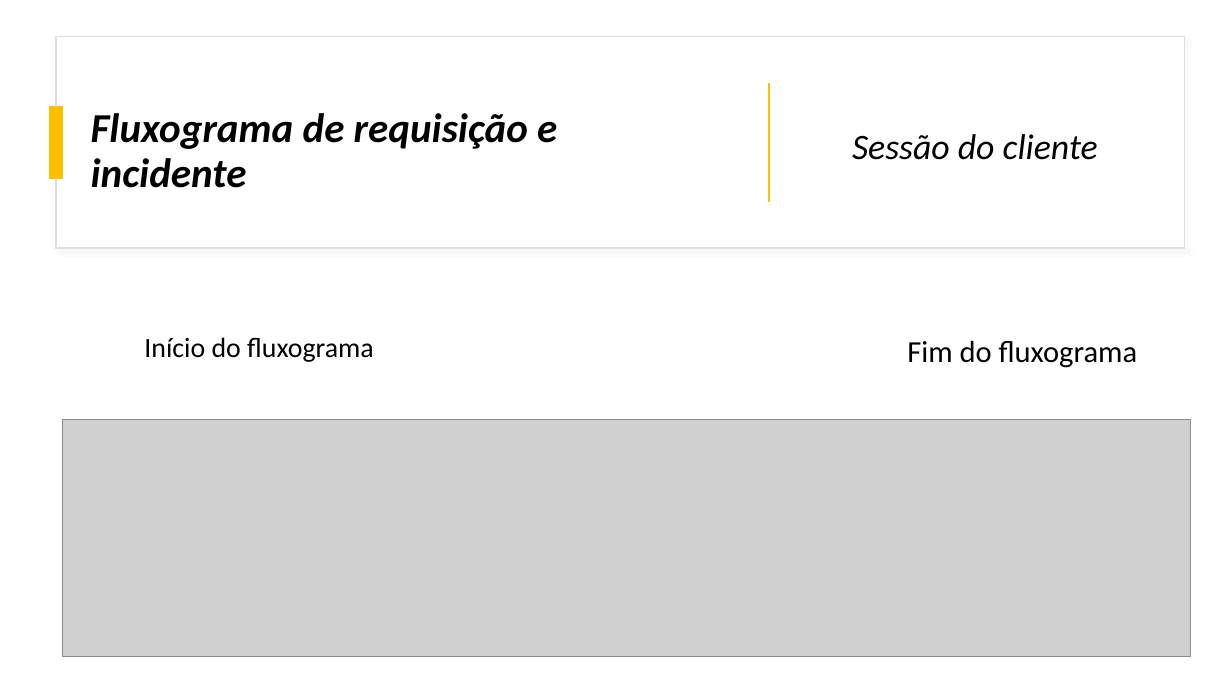
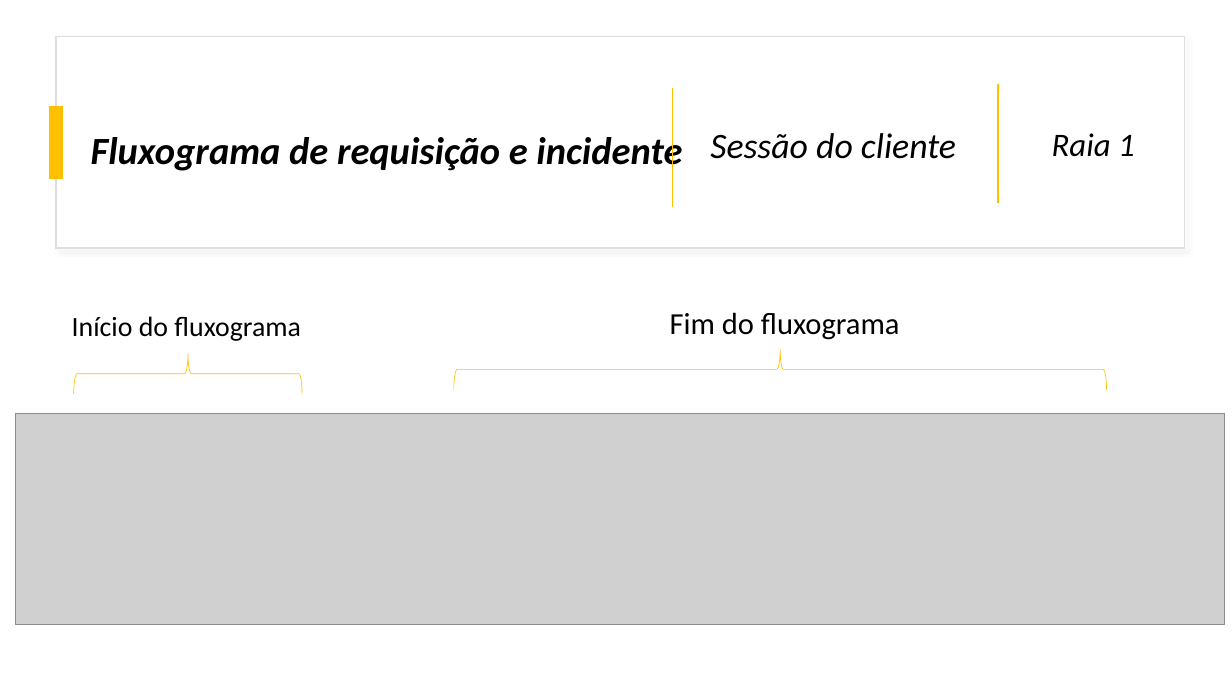
Before and after one commit to EmpresaJet/EmpresaJet, a slide deck: slide 4 of links-externos/Fluxogramas/Fluxogramas_TI_Grupo01.pptx. Drawn at 1232x693 pixels with LibreOffice and Linux fonts; fonts in the diff are those of the drawing; grey boxes stand for pictures. Boxes give left, top, right and bottom in pixels: in the first picture for what was removed or moved away, otherwise in the second. Text is boxed around its words. In the diff, an @@ line names an element or a change of style, - is before the commit and + after.

Commit message:
Nova versão dos fluxogramas e PDF de TI

```diff
--- a/links-externos/Fluxogramas/Fluxogramas_TI_Grupo01.pptx
+++ b/links-externos/Fluxogramas/Fluxogramas_TI_Grupo01.pptx
@@ text "Fluxograma de requisição e incidente" at box(91, 131, 682, 173): size 32 to 30 pt @@
@@ line moved from (769, 83) - (769, 202) to (673, 88) - (673, 207) @@
@@ line added from (998, 84) to (998, 203), #FFC000 1 pt @@
@@ title "Sessão do cliente": place and size @@
-title "Sessão do cliente" at box(852, 134, 1098, 160)
+title "Sessão do cliente" at box(710, 133, 956, 159)
@@ text added at box(1052, 133, 1135, 157), 25.6 pt, text #000000, italic @@
+Raia 1
@@ text "Início do fluxograma": place and size @@
-text "Início do fluxograma" at box(144, 337, 374, 362)
+text "Início do fluxograma" at box(72, 316, 301, 341)
@@ text "Fim do fluxograma": place and size @@
-text "Fim do fluxograma" at box(907, 340, 1138, 368)
+text "Fim do fluxograma" at box(670, 312, 900, 340)
@@ right brace added at box(74, 354, 303, 394), outline #FFC000 0.5 pt @@
@@ right brace added at box(455, 349, 1107, 390), outline #FFC000 0.5 pt @@
@@ picture: place and size @@
-picture at box(63, 420, 1191, 656)
+picture at box(16, 413, 1226, 624)
```
Also in this commit, not shown: 10 other slides changed, 1 slide added, 6 other files.
